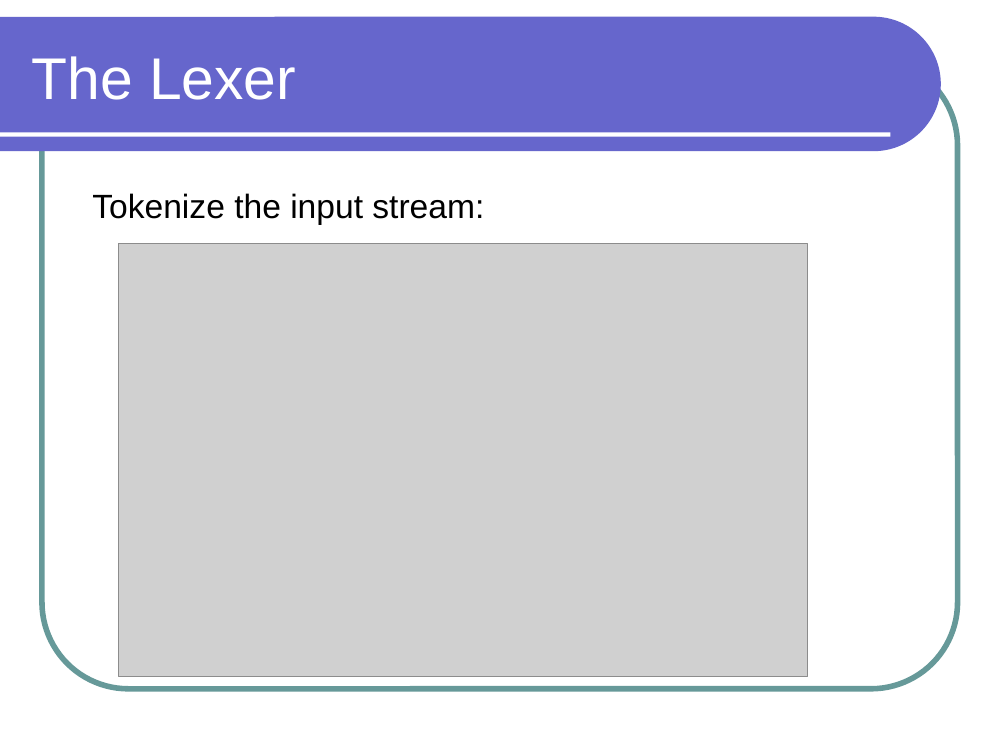
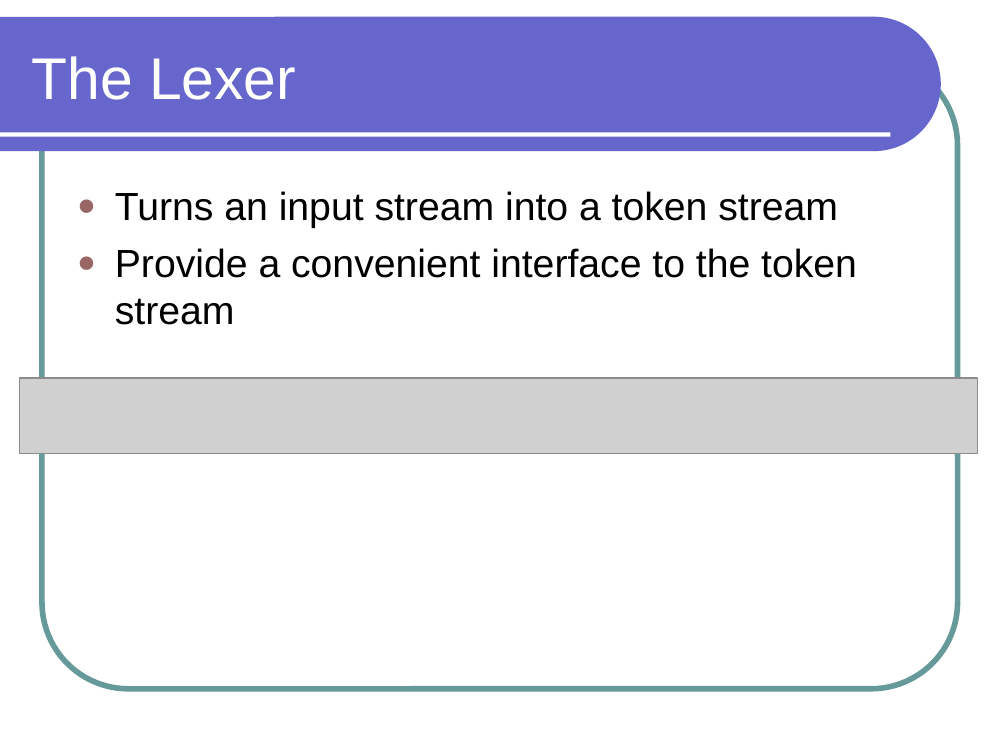
Before and after one commit to lutzhamel/CSC301, a slide deck: slide 10 of notes/csc301-ln012.ppt (slide 12 before the commit). Drawn at 1008x756 pixels with LibreOffice and Linux fonts; fonts in the diff are those of the drawing; grey boxes stand for pictures. Boxes give left, top, right and bottom in pixels: in the first picture for what was removed or moved away, otherwise in the second. Text is boxed around its words. In the diff, an @@ line names an element or a change of style, - is before the commit and + after.

```diff
--- a/notes/csc301-ln012.ppt
+++ b/notes/csc301-ln012.ppt
@@ text removed at box(92, 193, 484, 225) @@
-Tokenize the input stream:
@@ text added at box(115, 191, 857, 325), 28 pt, text #000000 @@
+● Turns an input stream into a token stream
+● Provide a convenient interface to the token stream
@@ picture: place and size @@
-picture at box(119, 244, 807, 677)
+picture at box(19, 378, 977, 454)
```
Also in this commit, not shown: 11 other slides changed, 4 slides removed, 4 other files.
